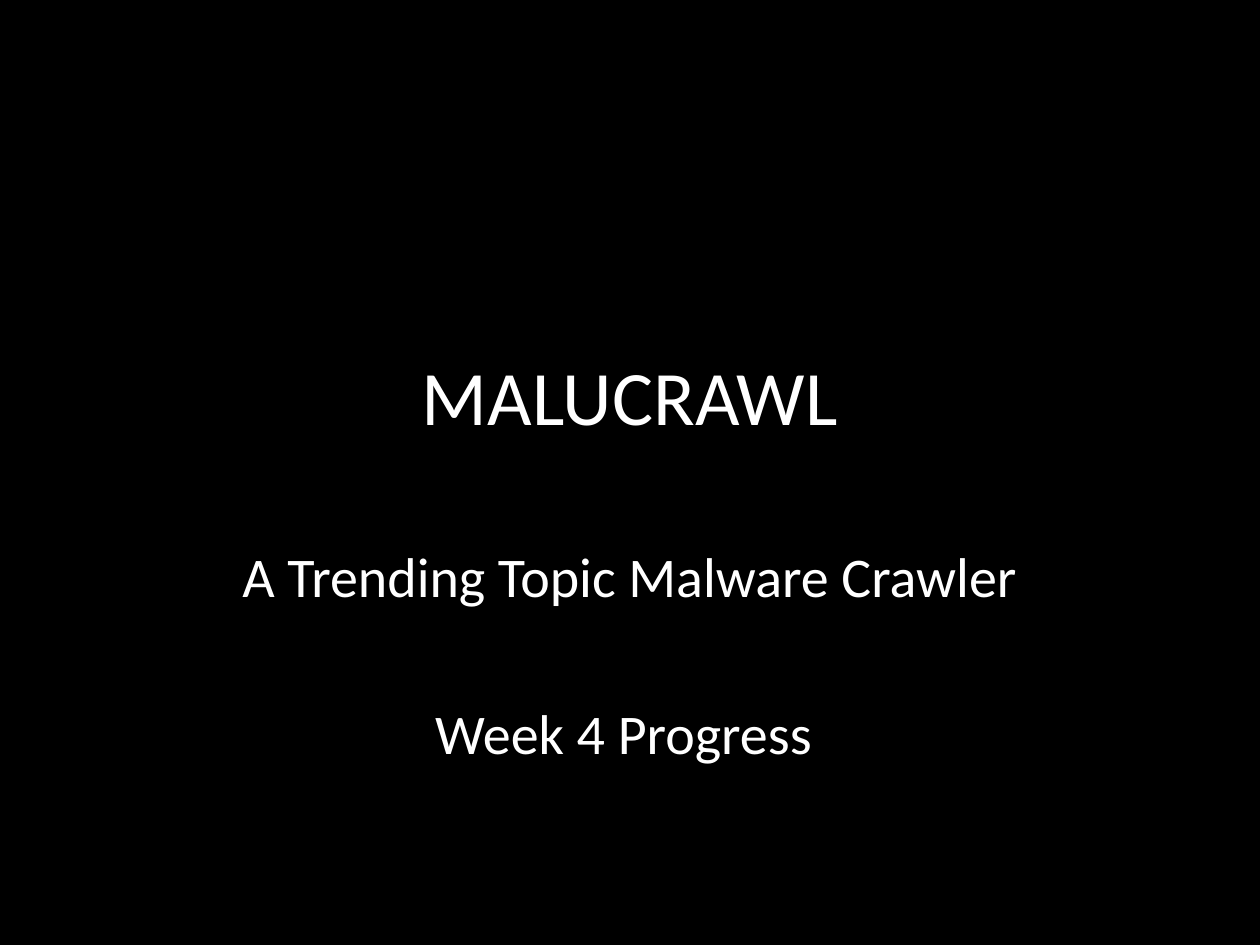
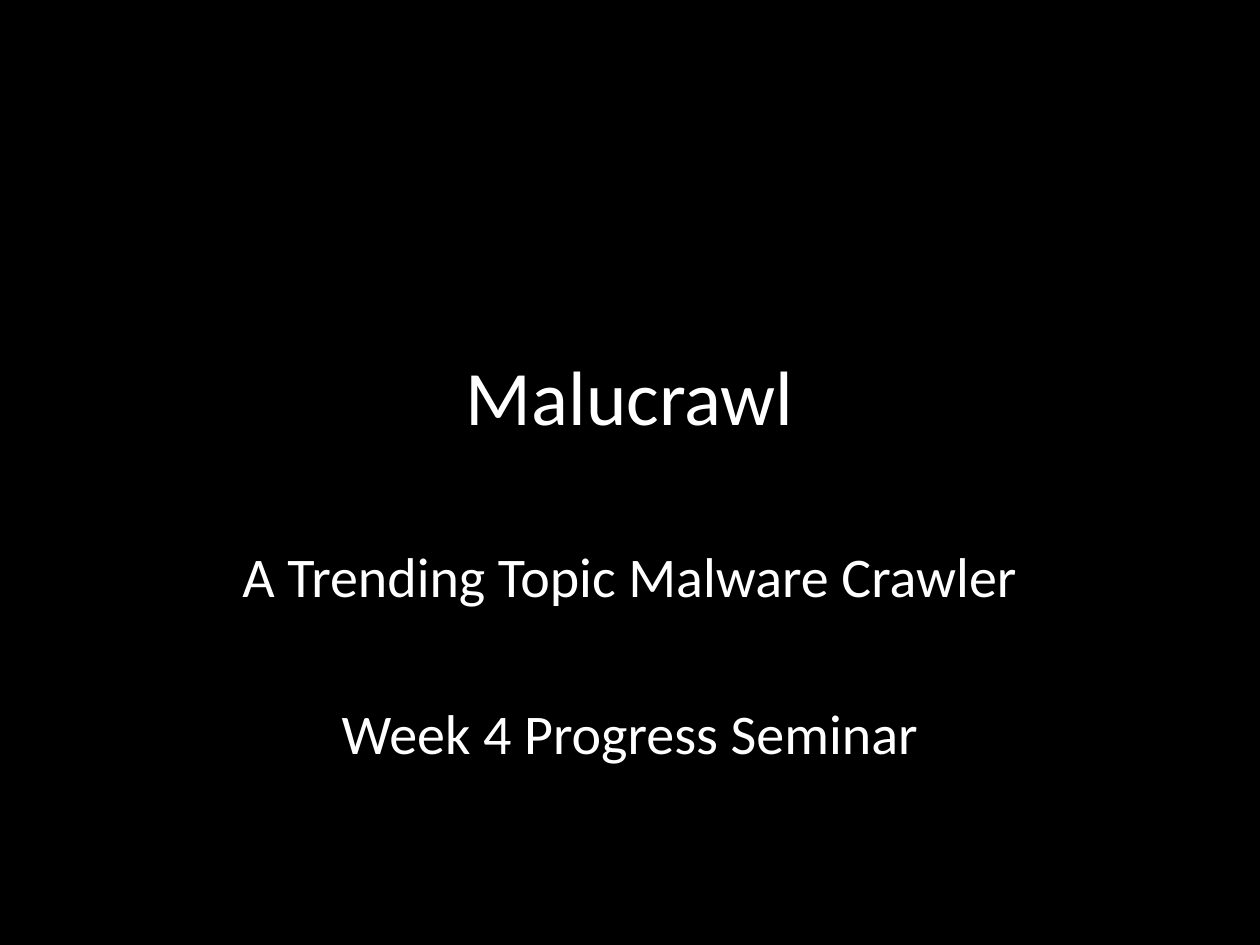
Before and after one commit to chrissorchard/malucrawl, a slide deck: slide 1 of doc/pres1/wk4-progress.pptx. Drawn at 1260x945 pixels with LibreOffice and Linux fonts; fonts in the diff are those of the drawing; background and template pictures are left out. Boxes give left, top, right and bottom in pixels: in the first picture for what was removed or moved away, otherwise in the second. Text is boxed around its words. In the diff, an @@ line names an element or a change of style, - is before the commit and + after.

```diff
--- a/doc/pres1/wk4-progress.pptx
+++ b/doc/pres1/wk4-progress.pptx
@@ title at bbox=[466, 371, 794, 426]: text changed @@
-MALUCRAWL
+Malucrawl
@@ subtitle at bbox=[342, 715, 918, 764]: text changed @@
-Week 4 Progress
+Week 4 Progress Seminar
```
Also in this commit, not shown: 7 other slides changed.
